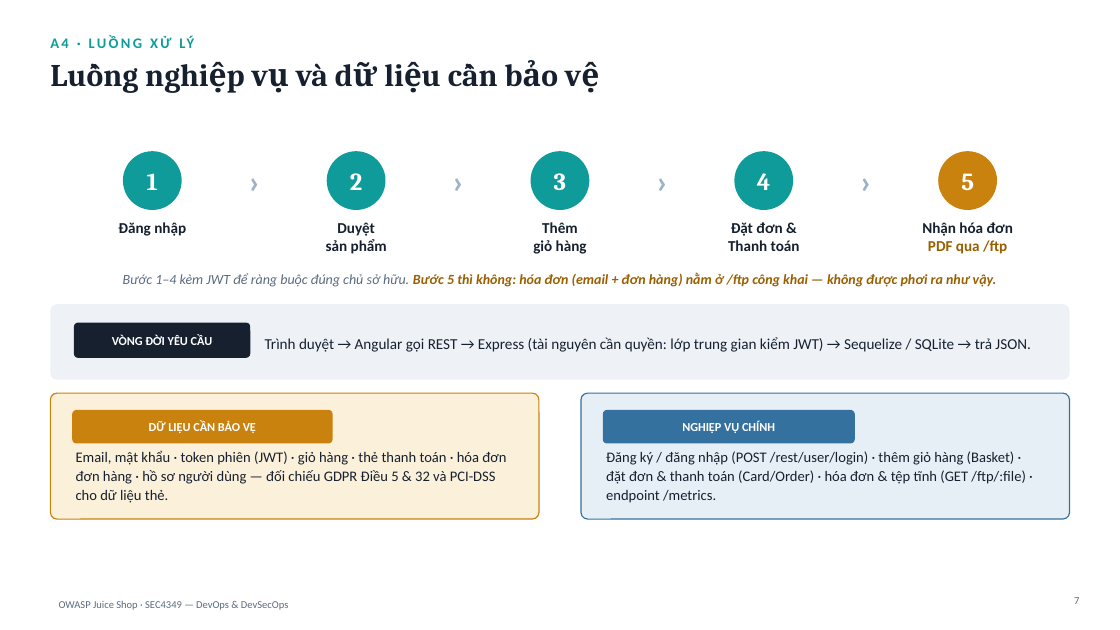
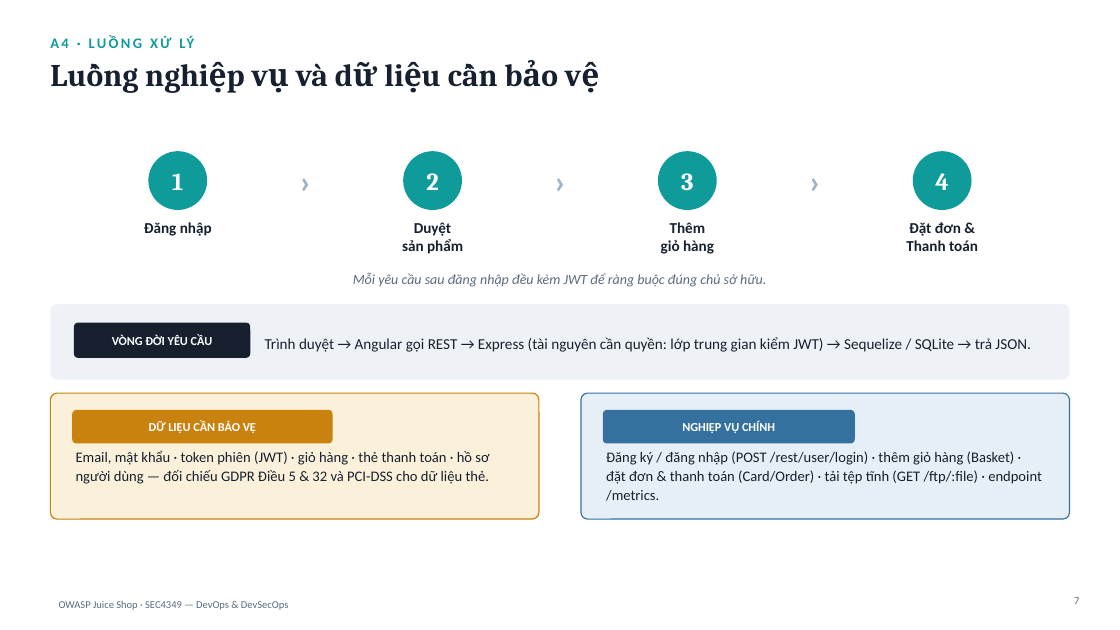
Before and after one commit to vuha211100-ui/juice-shop-sonarqube, a slide deck: slide 7 of report/SLIDE_BaoCao_JuiceShop.pptx. Drawn at 1120x630 pixels with LibreOffice and Linux fonts; fonts in the diff are those of the drawing. Boxes give left, top, right and bottom in pixels: in the first picture for what was removed or moved away, otherwise in the second. Text is boxed around its words. In the diff, an @@ line names an element or a change of style, - is before the commit and + after.

```diff
--- a/report/SLIDE_BaoCao_JuiceShop.pptx
+++ b/report/SLIDE_BaoCao_JuiceShop.pptx
@@ text "1": place and size @@
-text "1" at [147, 173, 158, 190]
+text "1" at [172, 173, 183, 190]
@@ ellipse: place and size @@
-ellipse at [123, 151, 181, 210]
+ellipse at [149, 151, 208, 210]
@@ text "›": place and size @@
-text "›" at [236, 151, 273, 210]
+text "›" at [287, 151, 323, 210]
@@ text "2": place and size @@
-text "2" at [350, 173, 362, 190]
+text "2" at [426, 173, 438, 190]
@@ ellipse: place and size @@
-ellipse at [327, 151, 386, 210]
+ellipse at [403, 151, 462, 210]
@@ text "›": place and size @@
-text "›" at [439, 151, 476, 210]
+text "›" at [542, 151, 579, 210]
@@ text "3": place and size @@
-text "3" at [554, 173, 566, 190]
+text "3" at [681, 173, 693, 191]
@@ ellipse: place and size @@
-ellipse at [531, 151, 590, 210]
+ellipse at [658, 151, 717, 210]
@@ text "›": place and size @@
-text "›" at [644, 151, 681, 210]
+text "›" at [797, 151, 833, 210]
@@ text removed at [848, 151, 885, 210] @@
-›
@@ text "4": place and size @@
-text "4" at [757, 173, 771, 190]
+text "4" at [935, 173, 949, 190]
@@ ellipse: place and size @@
-ellipse at [734, 151, 793, 210]
+ellipse at [913, 151, 972, 210]
@@ ellipse removed at [939, 151, 997, 210] @@
@@ text removed at [961, 173, 974, 191] @@
-5
@@ text "Đăng nhập": place and size @@
-text "Đăng nhập" at [118, 222, 186, 236]
+text "Đăng nhập" at [144, 222, 212, 236]
@@ text "Duyệt": place and size @@
-text "Duyệt" at [326, 222, 387, 254]
+text "Duyệt" at [402, 222, 463, 254]
@@ text "Thêm": place and size @@
-text "Thêm" at [533, 222, 587, 254]
+text "Thêm" at [661, 222, 714, 254]
@@ text "Đặt đơn &": place and size @@
-text "Đặt đơn &" at [728, 222, 800, 251]
+text "Đặt đơn &" at [906, 222, 978, 251]
@@ text removed at [922, 222, 1013, 254] @@
-Nhận hóa đơn
-PDF qua /ftp
@@ text at [353, 272, 766, 287]: text changed; text colour #9A5F00 to #5B6B7F; bold off @@
-Bước 1–4 kèm JWT để ràng buộc đúng chủ sở hữu. Bước 5 thì không: hóa đơn (email + đơn hàng) nằm ở /ftp công khai — không được phơi ra như vậy.
+Mỗi yêu cầu sau đăng nhập đều kèm JWT để ràng buộc đúng chủ sở hữu.
@@ text at [76, 451, 489, 484]: text changed @@
-Email, mật khẩu · token phiên (JWT) · giỏ hàng · thẻ thanh toán · hóa đơn đơn hàng · hồ sơ người dùng — đối chiếu GDPR Điều 5 & 32 và PCI-DSS cho dữ liệu thẻ.
+Email, mật khẩu · token phiên (JWT) · giỏ hàng · thẻ thanh toán · hồ sơ người dùng — đối chiếu GDPR Điều 5 & 32 và PCI-DSS cho dữ liệu thẻ.
@@ text at [606, 451, 1042, 501]: text changed @@
-Đăng ký / đăng nhập (POST /rest/user/login) · thêm giỏ hàng (Basket) · đặt đơn & thanh toán (Card/Order) · hóa đơn & tệp tĩnh (GET /ftp/:file) · endpoint /metrics.
+Đăng ký / đăng nhập (POST /rest/user/login) · thêm giỏ hàng (Basket) · đặt đơn & thanh toán (Card/Order) · tải tệp tĩnh (GET /ftp/:file) · endpoint /metrics.
```
Also in this commit, not shown: 1 slide added.
